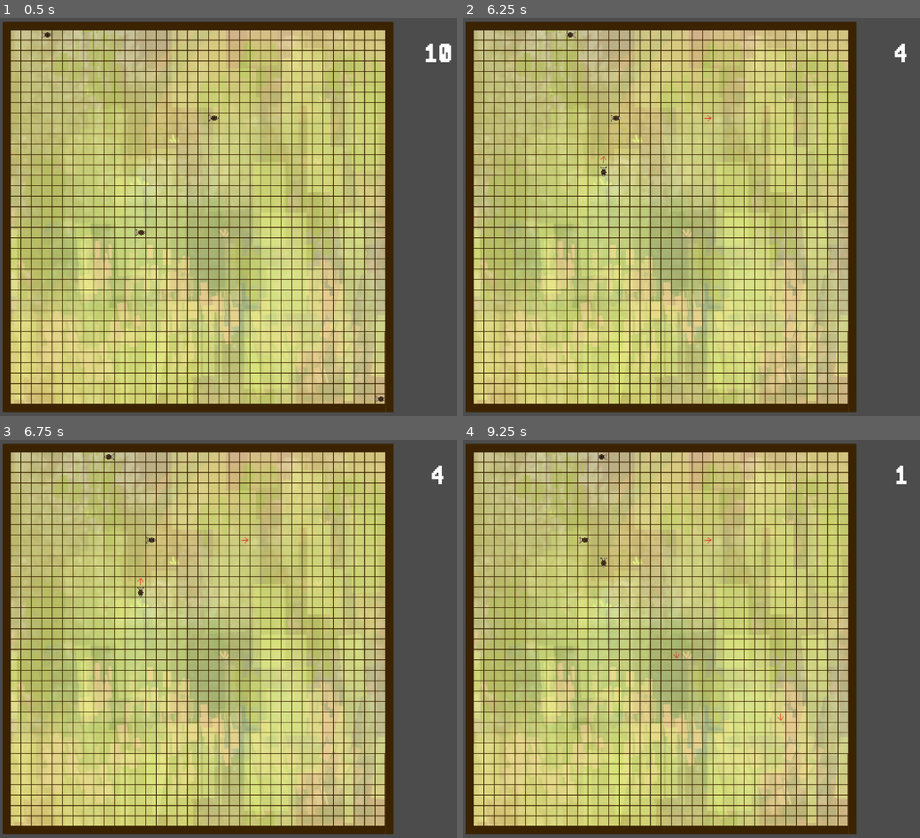
Above: before the commit, frames 1-4 (two rows, left to right).
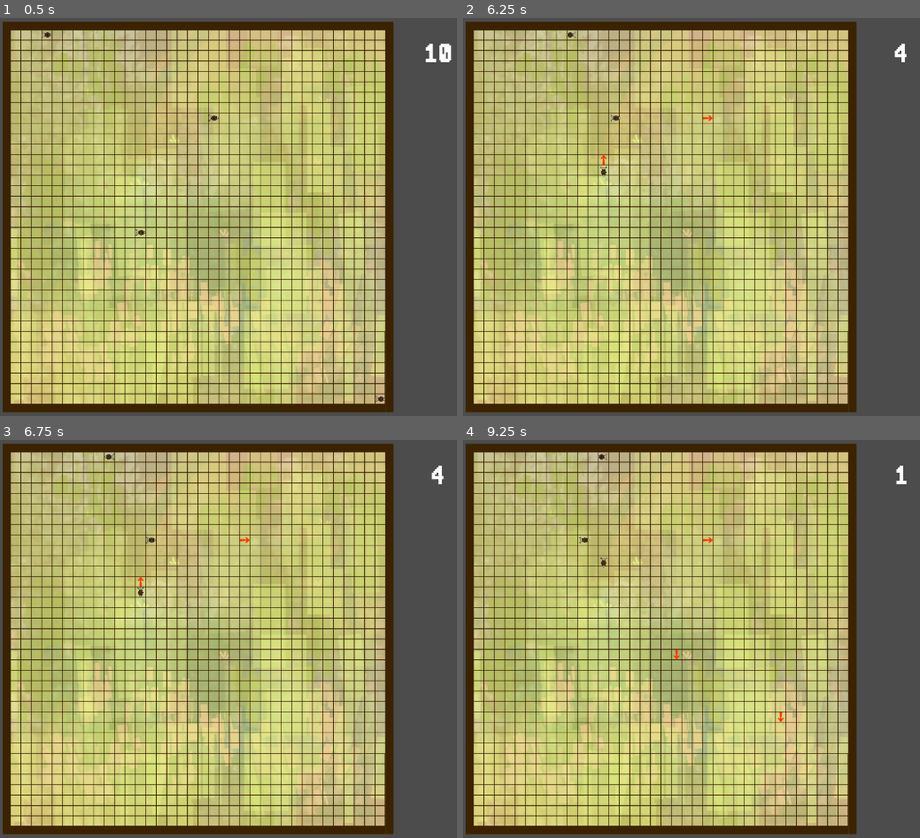
Above: after the commit, the same moments.

Repository: RNairn01/LD-51
Game: Godot game, scene res://scenes/screens/play_screen.tscn
The game is run twice, just before and just after one commit, with the same random seed, the same clock (stepped at 60 frames per second) and the same inputs.
Inputs (mouse positions are in pixels of both pictures, inside the frame that each line leads up to):
- Up to frame 1 (0.5 s): no input
- Up to frame 2 (6.25 s): tap Enter at 0.5, 3.5 s; move the mouse to (659, 217) at 0.52 s; click (659, 217) at 0.6 s; move the mouse to (664, 220) at 1.27 s; right-click (664, 220) at 1.35 s; click (664, 220) at 1.42 s; move the mouse to (522, 33) at 2.02 s; click (522, 33) at 2.1 s; tap Space at 2.75, 5.75 s; move the mouse to (654, 117) at 2.77 s; right-click (654, 117) at 2.85 s; click (654, 117) at 2.92 s; move the mouse to (604, 201) at 3.52 s; click (604, 201) at 3.6 s; move the mouse to (604, 157) at 4.27 s; right-click (604, 157) at 4.35 s; click (604, 157) at 4.42 s; move the mouse to (604, 161) at 5.02 s; click (604, 161) at 5.1 s; move the mouse to (709, 117) at 5.77 s; right-click (709, 117) at 5.85 s; click (709, 117) at 5.92 s
- Up to frame 3 (6.75 s): tap Enter at 6.5 s; move the mouse to (246, 539) at 6.52 s; click (246, 539) at 6.6 s
- Up to frame 4 (9.25 s): move the mouse to (677, 658) at 7.27 s; right-click (677, 658) at 7.35 s; click (677, 658) at 7.42 s; move the mouse to (888, 551) at 8.02 s; click (888, 551) at 8.1 s; tap Space at 8.75 s; move the mouse to (782, 718) at 8.77 s; right-click (782, 718) at 8.85 s; click (782, 718) at 8.92 s

Frame 1 is identical in both runs. In frame 2, less than 0.1% of the frame differs, in the area x 30-55%, y 24-37%; in frame 3, less than 0.1%; in frame 4, less than 0.1%, in the area x 45-71%, y 24-72%.

Commit message:
Import and update assets

Diff:
--- a/scenes/arrow_place_manager.tscn
+++ b/scenes/arrow_place_manager.tscn
@@ -1,6 +1,6 @@
 [gd_scene load_steps=3 format=2]
 
-[ext_resource path="res://assets/sprites/test_arrow.png" type="Texture" id=1]
+[ext_resource path="res://assets/sprites/arrow.png" type="Texture" id=1]
 [ext_resource path="res://scripts/arrow_place_manager.gd" type="Script" id=2]
 
 [node name="ArrowPlaceManager" type="Node2D"]
--- a/scenes/arrows/arrow_down.tscn
+++ b/scenes/arrows/arrow_down.tscn
@@ -1,6 +1,6 @@
 [gd_scene load_steps=4 format=2]
 
-[ext_resource path="res://assets/sprites/test_arrow.png" type="Texture" id=1]
+[ext_resource path="res://assets/sprites/arrow.png" type="Texture" id=1]
 [ext_resource path="res://scripts/arrow.gd" type="Script" id=2]
 
 [sub_resource type="RectangleShape2D" id=1]
--- a/scenes/arrows/arrow_left.tscn
+++ b/scenes/arrows/arrow_left.tscn
@@ -1,6 +1,6 @@
 [gd_scene load_steps=4 format=2]
 
-[ext_resource path="res://assets/sprites/test_arrow.png" type="Texture" id=1]
+[ext_resource path="res://assets/sprites/arrow.png" type="Texture" id=1]
 [ext_resource path="res://scripts/arrow.gd" type="Script" id=2]
 
 [sub_resource type="RectangleShape2D" id=1]
--- a/scenes/arrows/arrow_right.tscn
+++ b/scenes/arrows/arrow_right.tscn
@@ -1,6 +1,6 @@
 [gd_scene load_steps=4 format=2]
 
-[ext_resource path="res://assets/sprites/test_arrow.png" type="Texture" id=1]
+[ext_resource path="res://assets/sprites/arrow.png" type="Texture" id=1]
 [ext_resource path="res://scripts/arrow.gd" type="Script" id=2]
 
 [sub_resource type="RectangleShape2D" id=1]
--- a/scenes/arrows/arrow_up.tscn
+++ b/scenes/arrows/arrow_up.tscn
@@ -1,6 +1,6 @@
 [gd_scene load_steps=4 format=2]
 
-[ext_resource path="res://assets/sprites/test_arrow.png" type="Texture" id=1]
+[ext_resource path="res://assets/sprites/arrow.png" type="Texture" id=1]
 [ext_resource path="res://scripts/arrow.gd" type="Script" id=2]
 
 [sub_resource type="RectangleShape2D" id=1]
Binary file added: assets/sprites/arrow.png
Not shown, added: assets/sprites/arrow.png.import
Binary file added: assets/sprites/big_snail.png
Not shown, added: assets/sprites/big_snail.png.import
Binary file added: assets/sprites/rebel_snail.png
Not shown, added: assets/sprites/rebel_snail.png.import
Binary file added: assets/sprites/speedy_snail.png
Not shown, added: assets/sprites/speedy_snail.png.import
